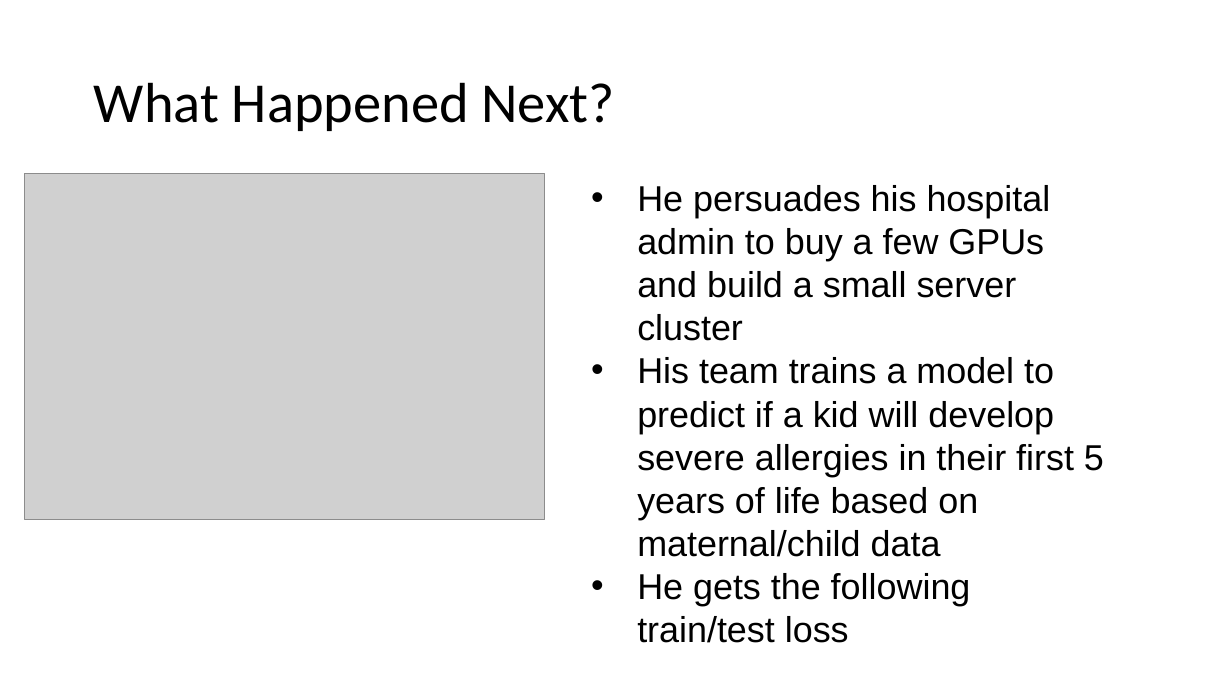
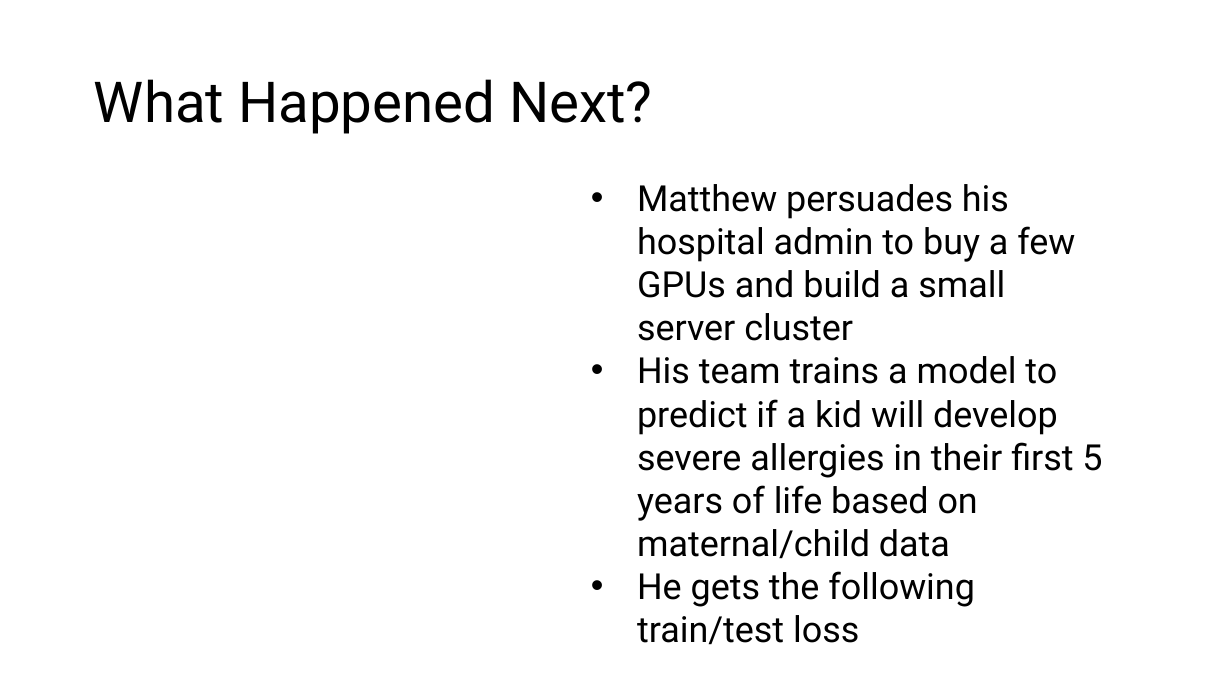
Before and after one commit to slostett/Intro_to_AI_in_Medicine_Course_Materials, a slide deck: slide 17 of Lecture Slides/Lec 10.pptx (slide 18 before the commit). Drawn at 1232x693 pixels with LibreOffice and Linux fonts; fonts in the diff are those of the drawing; grey boxes stand for pictures. Boxes give left, top, right and bottom in pixels: in the first picture for what was removed or moved away, otherwise in the second. Text is boxed around its words. In the diff, an @@ line names an element or a change of style, - is before the commit and + after.

```diff
--- a/Lecture Slides/Lec 10.pptx
+++ b/Lecture Slides/Lec 10.pptx
@@ title "What Happened Next?" at bbox=[94, 79, 652, 134]: font Calibri to Roboto @@
@@ picture removed at bbox=[25, 173, 544, 519] @@
@@ text at bbox=[637, 184, 1075, 341]: text changed; font Arial to Roboto @@
-• He persuades his hospital admin to buy a few GPUs and build a small server cluster
+• Matthew persuades his hospital admin to buy a few GPUs and build a small server cluster
@@ text at bbox=[637, 356, 1102, 645]: font Arial to Roboto in "His team trains a model to predict ...", "He gets the following train/test loss" @@
```
Also in this commit, not shown: 34 other slides changed, 1 slide removed, 13 other files.
